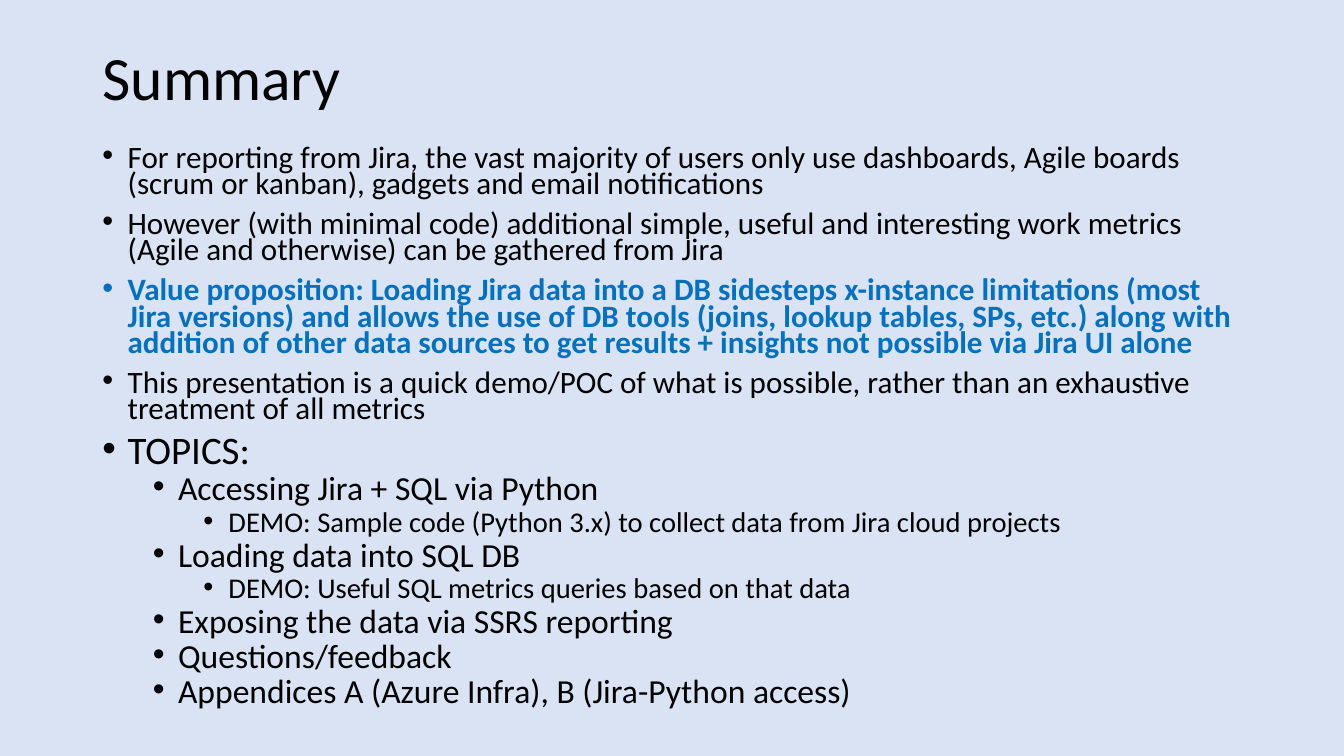
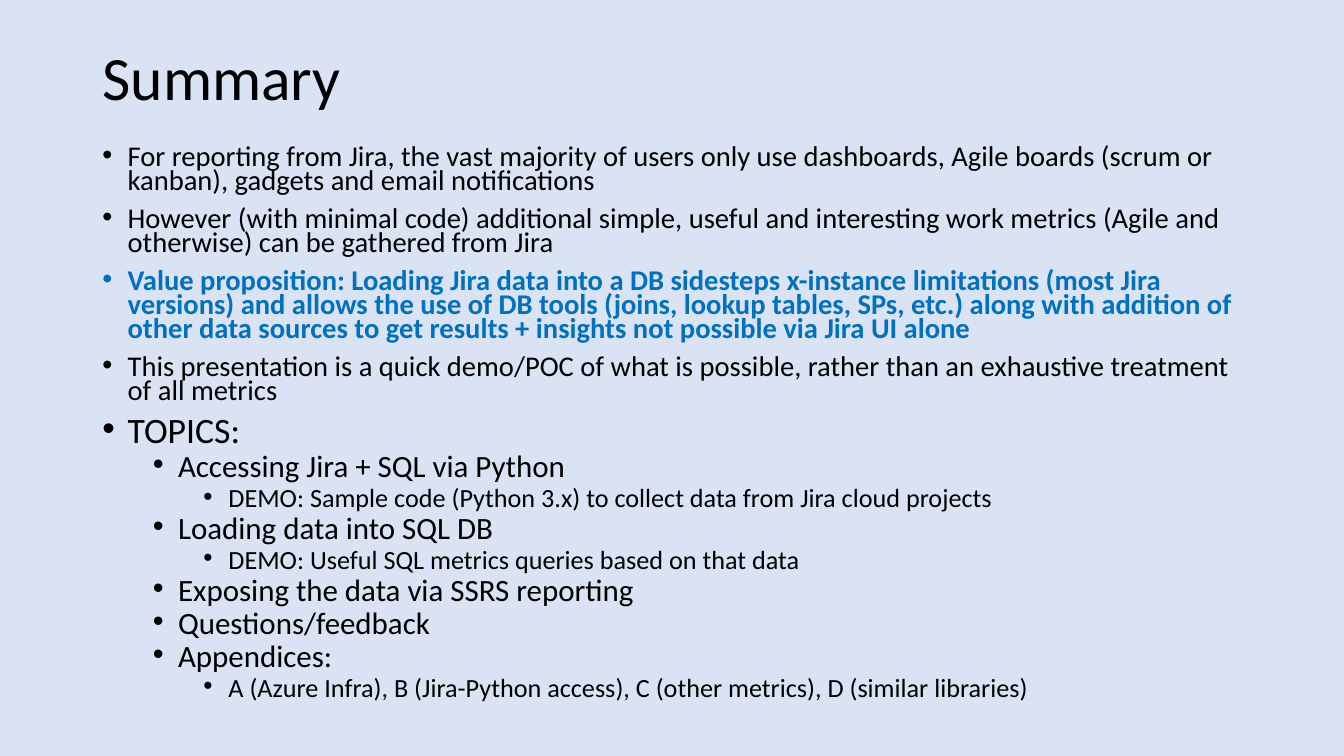
Before and after one commit to bobk/azurejirametrics, a slide deck: slide 2 of docs/Simple Jira Agile Metrics via Python and SQL (and Azure).pptx. Drawn at 1344x756 pixels with LibreOffice and Linux fonts; fonts in the diff are those of the drawing. Boxes give left, top, right and bottom in pixels: in the first picture for what was removed or moved away, otherwise in the second. Text is boxed around its words. In the diff, an @@ line names an element or a change of style, - is before the commit and + after.

Commit message:
useful URLs that discuss potential metrics calculations

```diff
--- a/docs/Simple Jira Agile Metrics via Python and SQL (and Azure).pptx
+++ b/docs/Simple Jira Agile Metrics via Python and SQL (and Azure).pptx
@@ text at (128, 145, 1231, 638): size 22.2 to 20.4 pt in "For reporting from Jira, the vast majority ...", "However (with minimal code) additional simple, useful ...", "Value proposition: Loading Jira data into a ...", "This presentation is a quick demo/POC of ..."; size 27.8 to 25.5 pt in "TOPICS:"; size 24.1 to 22.1 pt in "Accessing Jira + SQL via Python", "Loading data into SQL DB", "Exposing the data via SSRS reporting", "Questions/feedback"; size 20.4 to 18.7 pt in "DEMO: Sample code (Python 3.x) to collect ...", "DEMO: Useful SQL metrics queries based on ..." @@
@@ text at (178, 645, 1027, 702): text changed; size 24.1 to 18.7 pt @@
-  • Appendices A (Azure Infra), B (Jira-Python access)
+  • Appendices:
+    • A (Azure Infra), B (Jira-Python access), C (other metrics), D (similar libraries)
```
Also in this commit, not shown: 1 other slide changed, 2 slides added.
